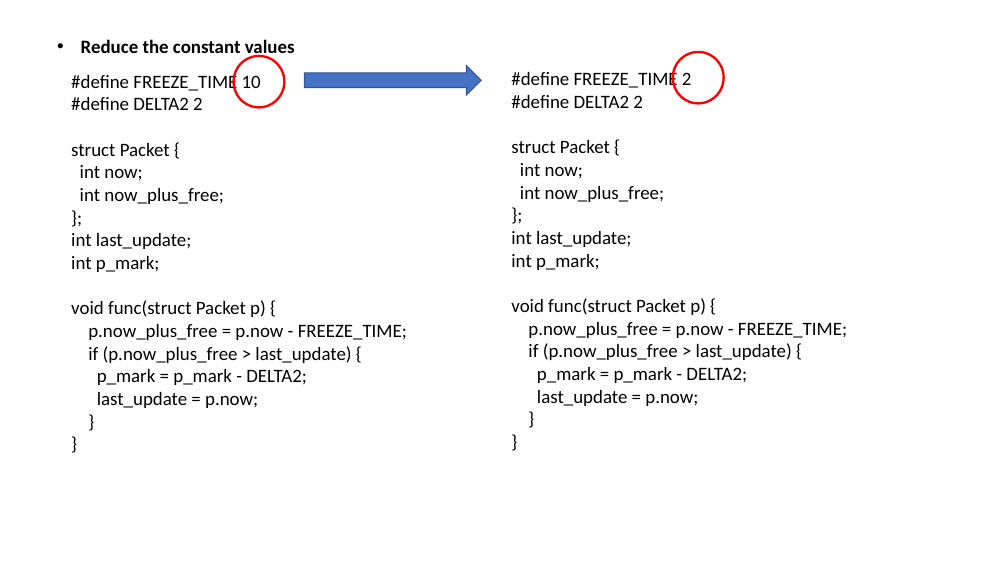
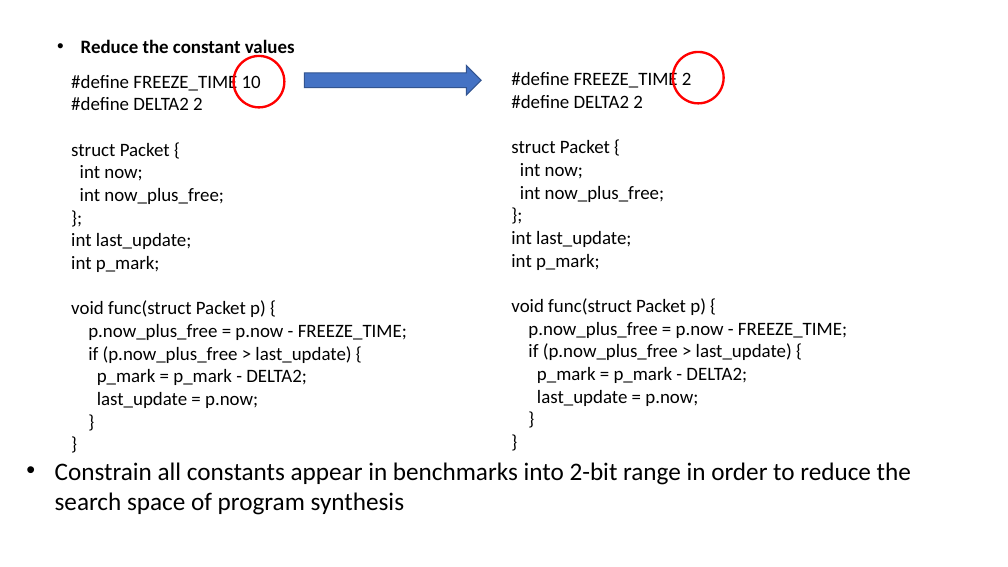
Before and after one commit to chipmunk-project/chipmunk_talk, a slide deck: slide 10 of HotNets_talk.pptx. Drawn at 1008x567 pixels with LibreOffice and Linux fonts; fonts in the diff are those of the drawing. Boxes give left, top, right and bottom in pixels: in the first picture for what was removed or moved away, otherwise in the second. Text is boxed around its words. In the diff, an @@ line names an element or a change of style, - is before the commit and + after.

```diff
--- a/HotNets_talk.pptx
+++ b/HotNets_talk.pptx
@@ text added at [55, 462, 911, 515], 24 pt, text #000000 @@
+• Constrain all constants appear in benchmarks into 2-bit range in order to reduce the search space of program synthesis
```
Also in this commit, not shown: 7 other slides changed, 1 slide added, 1 other file.
